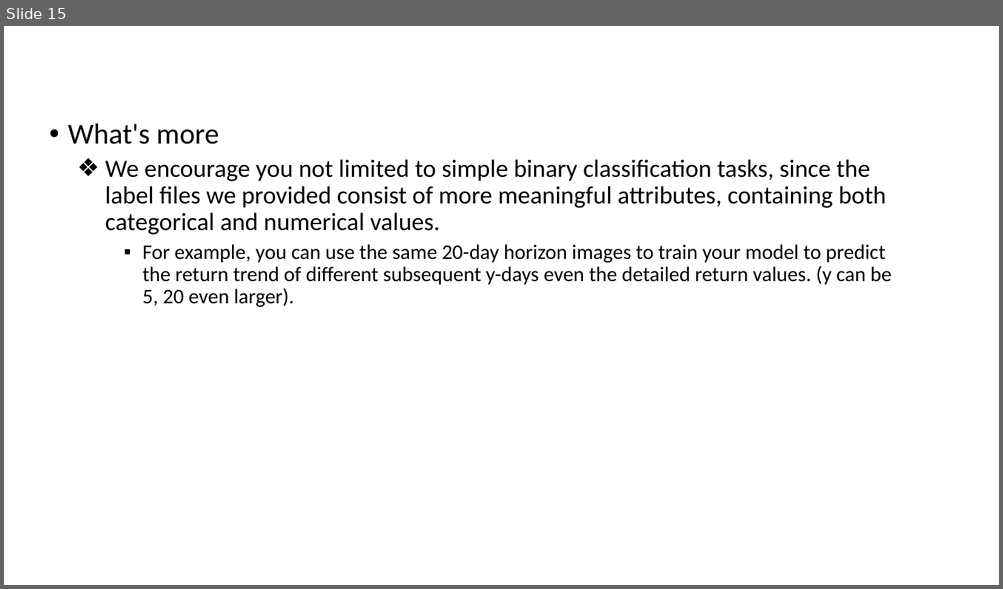
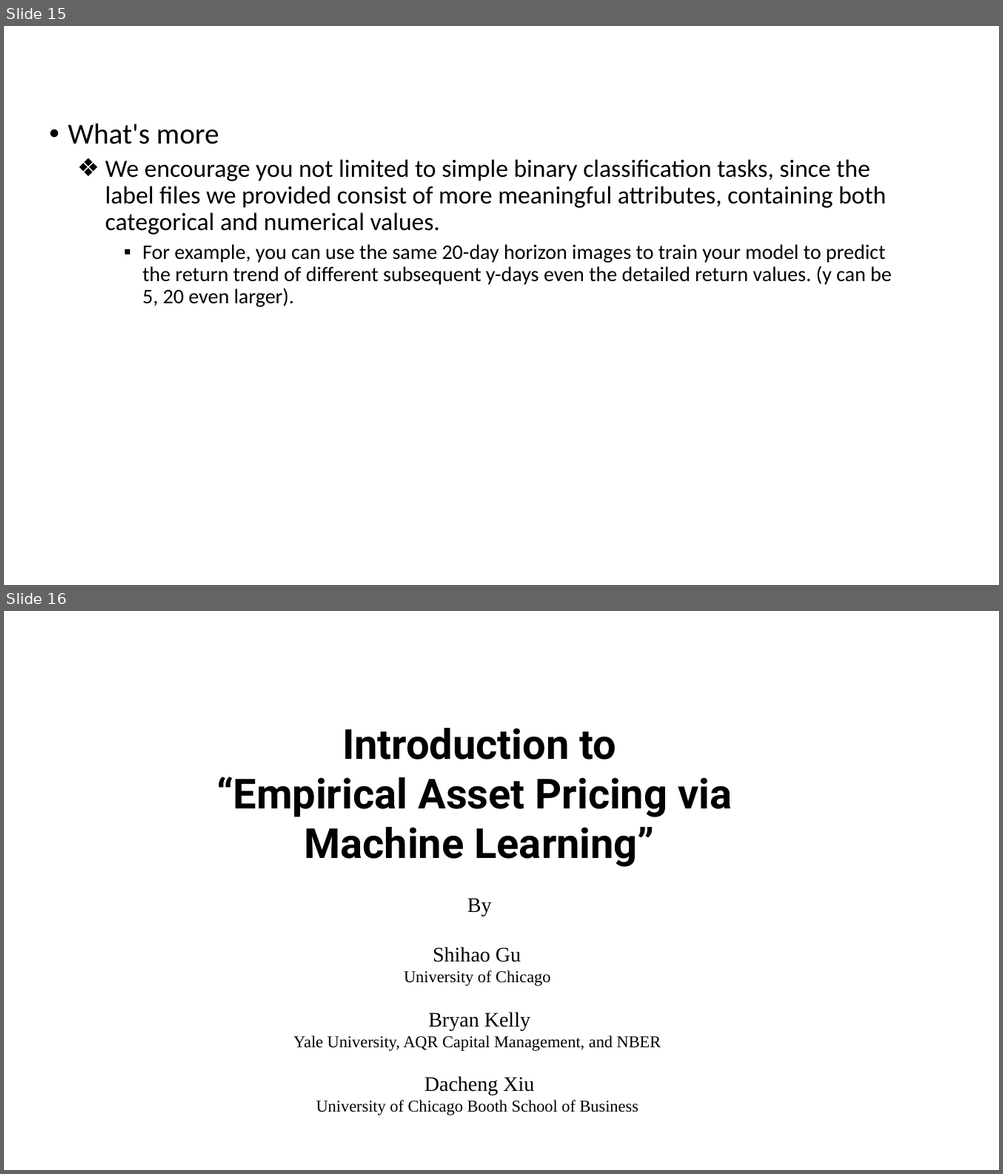
Before and after one commit to yao-lab/yao-lab.github.io, a slide deck: aifin/2021/slides/Xiu_Reimage.pptx. Shown one above the other, each under a label of ours: slide 15 before the commit, slides 15 and 16 after it. The pictures are 1003x589 and 1003x1174 pixels, drawn with LibreOffice and Linux fonts; fonts in the diff are those of the drawing. Boxes give left, top, right and bottom in pixels: in the first picture for what was removed or moved away, otherwise in the second. Text is boxed around its words. In the diff, an @@ line names an element or a change of style, - is before the commit and + after.

```diff
--- a/aifin/2021/slides/Xiu_Reimage.pptx
+++ b/aifin/2021/slides/Xiu_Reimage.pptx
@@ slide 16 added at (x1=4, y1=611, x2=999, y2=1170), background #FFFFFF @@
@@ text added at (x1=216, y1=728, x2=731, y2=1116), 16 pt, text #000000 @@
+Introduction to
+“Empirical Asset Pricing via
+Machine Learning”
+By
+Shihao Gu
+University of Chicago
+Bryan Kelly
+Yale University, AQR Capital Management, and NBER
+Dacheng Xiu
+University of Chicago Booth School of Business
```
Also in this commit, not shown: 1 slide changed, 5 other slides added, 4 other files.
